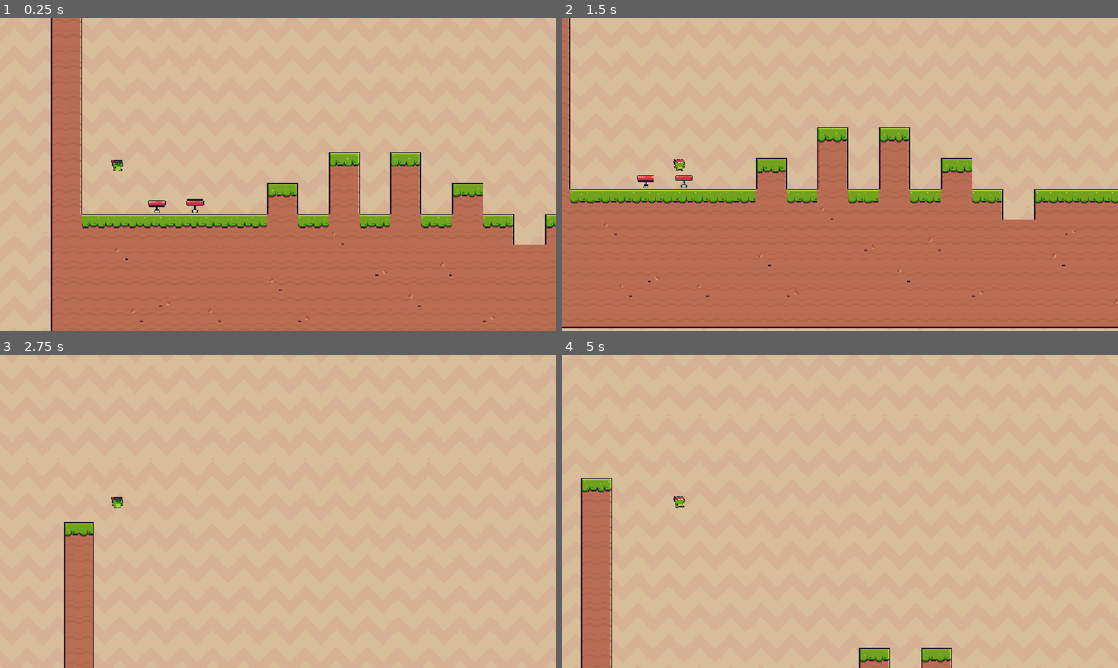
Above: before the commit, frames 1-4 (two rows, left to right).
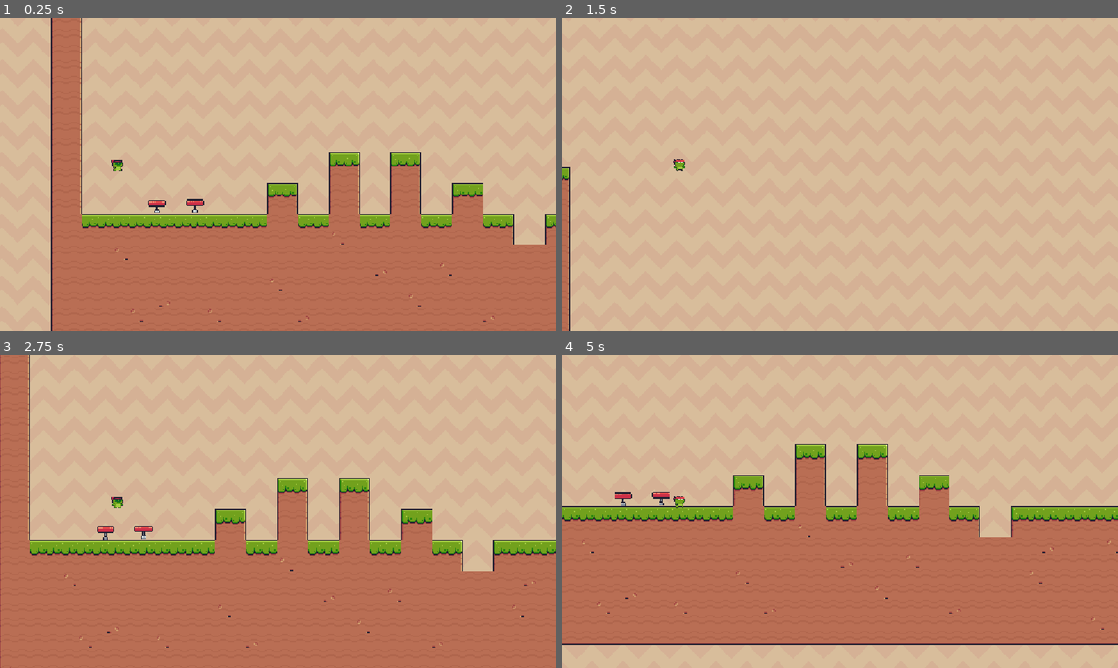
Above: after the commit, the same moments.

Repository: felizhsu0503/platformer-thingy
Game: Godot game, scene res://srcs/assets/node_2d.tscn
The game is run twice, just before and just after one commit, with the same random seed, the same clock (stepped at 60 frames per second) and the same inputs.
Inputs:
- Up to frame 1 (0.25 s): no input
- Up to frame 2 (1.5 s): hold D (right) from 0.53 s (still down); tap W (up) at 0.77 s
- Up to frame 3 (2.75 s): tap W (up) at 1.52 s; release D (right) at 2.03 s; hold A (left) from 2.03 s (still down)
- Up to frame 4 (5 s): release A (left) at 2.78 s; hold D (right) 2.78-4.28 s; tap W (up) at 3.02, 3.77, 4.52 s; hold A (left) from 4.28 s (still down)

The runs differ from the first frame. In frame 2, 48% of the frame differs, in the area x 0-100%, y 0-100%; in frame 3, 46%; in frame 4, 47%.

Commit message:
677

Diff:
--- a/1.tscn
+++ b/1.tscn
@@ -86,7 +86,7 @@
 [node name="Area2D" type="Area2D" parent="." unique_id=398411810]
 
 [node name="CollisionShape2D" type="CollisionShape2D" parent="Area2D" unique_id=181474781]
-position = Vector2(1, 7.5)
+position = Vector2(-0.6086956, 7.897436)
 shape = SubResource("RectangleShape2D_qmlgv")
 
 [connection signal="body_entered" from="Area2D" to="." method="_on_area_2d_body_entered"]
--- a/srcs/assets/node_2d.tscn
+++ b/srcs/assets/node_2d.tscn
@@ -201,10 +201,10 @@
 anchors_preset = 15
 anchor_right = 1.0
 anchor_bottom = 1.0
-offset_left = 149.0
-offset_top = 40.0
-offset_right = 1301.0
-offset_bottom = 688.0
+offset_left = -1988.0
+offset_top = -771.0
+offset_right = 4474.0
+offset_bottom = 1736.0
 grow_horizontal = 2
 grow_vertical = 2
 texture = ExtResource("4_pesoj")
